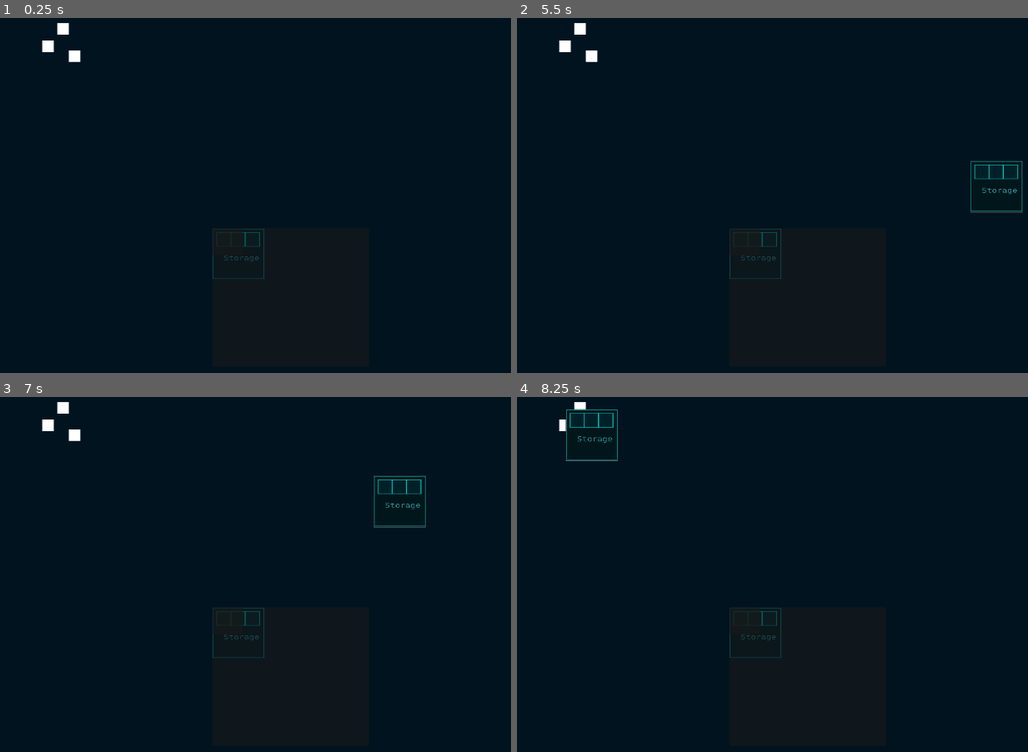
Above: before the commit, frames 1-4 (two rows, left to right).
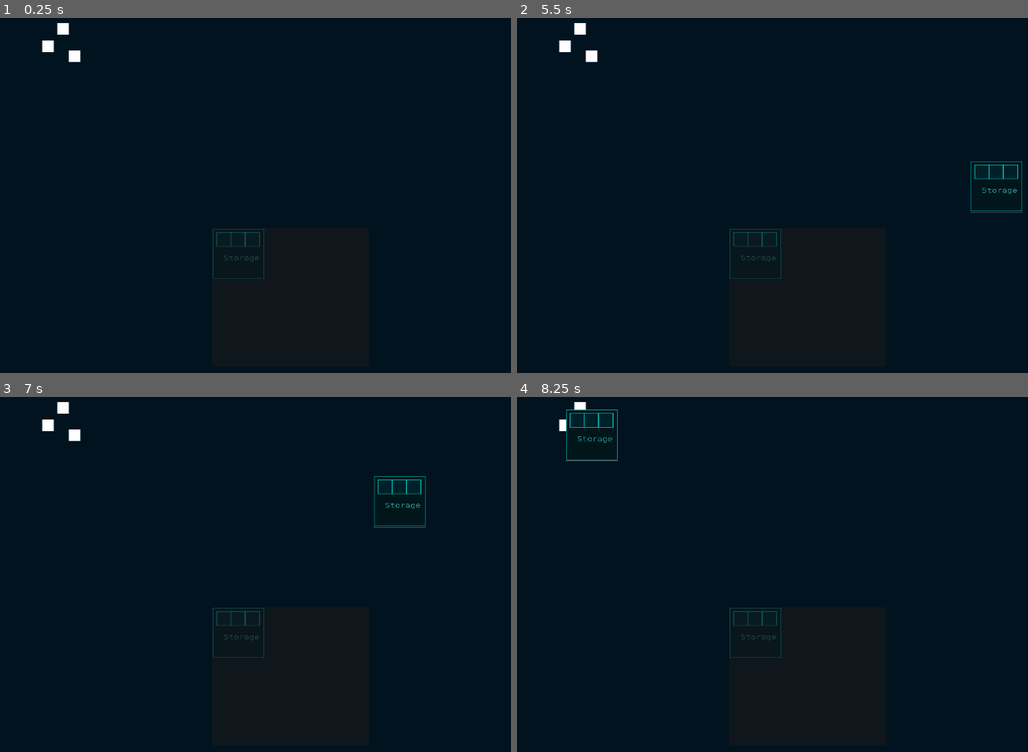
Above: after the commit, the same moments.

Repository: RavenRandomz/nasa-hackthon-2025
Game: Godot game, scene res://scenes/test/test.tscn
Same seed, same stepped clock (60 frames per second), same inputs: the game is played once before the commit and once after it. This scene is started directly instead of the project's main scene.
Inputs (mouse positions are in pixels of both pictures, inside the frame that each line leads up to):
- Up to frame 1 (0.25 s): no input
- Up to frame 2 (5.5 s): click (746, 241) at 0.5 s; click (808, 298) at 1.25 s; click (808, 298) at 2 s; click (808, 298) at 2.77 s; click (808, 298) at 3.5 s; click (808, 298) at 4.27 s; tap Enter at 5, 5.1 s; move the mouse to (997, 184) at 5.02 s; click (997, 184) at 5.17 s
- Up to frame 3 (7 s): tap Space at 5.75 s; drag from (199, 602) to (45, 425) at 5.77 s; tap Enter at 6.5 s; move the mouse to (398, 503) at 6.52 s; tap Q at 6.6 s; click (398, 503) at 6.67 s
- Up to frame 4 (8.25 s): tap Space at 7.25 s; drag from (818, 659) to (593, 436) at 7.27 s; move the mouse to (outside the picture) at 8.02 s; tap Enter at 8.1 s; click (outside the picture) at 8.17 s

The runs differ from the first frame. In frame 1, less than 0.1% of the frame differs, in the area x 41-48%, y 59-67%; in frame 2, 0.1%, in the area x 41-100%, y 40-67%; in frame 3, 0.1%; in frame 4, less than 0.1%.

Commit message:
attempt to revert commit

Diff:
--- /dev/null
+++ b/scene/module/basic_kitchen/basic_kitchen.tscn
@@ -0,0 +1,24 @@
+[gd_scene load_steps=4 format=3 uid="uid://d1nwyfn26bx8x"]
+
+[ext_resource type="Script" uid="uid://s7fiie8saace" path="res://scene/draggable/draggable.gd" id="1_30a5l"]
+[ext_resource type="Texture2D" uid="uid://brxi03hiubmi2" path="res://scene/module/basic_kitchen/spacehack_scaled_kitchen.png" id="1_j3gkc"]
+[ext_resource type="PackedScene" uid="uid://dmy5xq3bfy6r4" path="res://scene/module/module.tscn" id="3_dv084"]
+
+[node name="Draggable" type="Button"]
+offset_right = 53.0
+offset_bottom = 47.0
+icon = ExtResource("1_j3gkc")
+flat = true
+script = ExtResource("1_30a5l")
+
+[node name="Sprite2D" parent="." instance=ExtResource("3_dv084")]
+resource_data = {
+"food": 10,
+"housing": 0,
+"power": 0,
+"waste_management": 0,
+"water": 0
+}
+
+[connection signal="button_down" from="." to="." method="_on_button_down"]
+[connection signal="button_up" from="." to="." method="_on_button_up"]
--- /dev/null
+++ b/scene/module/dining_hall/dining_hall.tscn
@@ -0,0 +1,24 @@
+[gd_scene load_steps=4 format=3 uid="uid://qc1x8hbop78s"]
+
+[ext_resource type="Script" uid="uid://s7fiie8saace" path="res://scene/draggable/draggable.gd" id="1_177qc"]
+[ext_resource type="Texture2D" uid="uid://b1rdxr6j0ekma" path="res://scene/module/dining_hall/dining_hall.png" id="1_ds8pa"]
+[ext_resource type="PackedScene" uid="uid://dmy5xq3bfy6r4" path="res://scene/module/module.tscn" id="3_l3xg2"]
+
+[node name="Draggable" type="Button"]
+offset_right = 53.0
+offset_bottom = 47.0
+icon = ExtResource("1_ds8pa")
+flat = true
+script = ExtResource("1_177qc")
+
+[node name="Sprite2D" parent="." instance=ExtResource("3_l3xg2")]
+resource_data = {
+"food": 10,
+"housing": 0,
+"power": 0,
+"waste_management": 0,
+"water": 1
+}
+
+[connection signal="button_down" from="." to="." method="_on_button_down"]
+[connection signal="button_up" from="." to="." method="_on_button_up"]
--- /dev/null
+++ b/scene/module/u_storage/u_storage.tscn
@@ -0,0 +1,24 @@
+[gd_scene load_steps=4 format=3 uid="uid://ci2c6f2abkf85"]
+
+[ext_resource type="Script" uid="uid://s7fiie8saace" path="res://scene/draggable/draggable.gd" id="1_3nfkc"]
+[ext_resource type="Texture2D" uid="uid://bc5m4s8id0xyp" path="res://scene/module/u_storage/u-dining-scaled.png" id="1_trdhp"]
+[ext_resource type="PackedScene" uid="uid://dmy5xq3bfy6r4" path="res://scene/module/module.tscn" id="3_wdbt1"]
+
+[node name="Draggable" type="Button"]
+offset_right = 53.0
+offset_bottom = 47.0
+icon = ExtResource("1_trdhp")
+flat = true
+script = ExtResource("1_3nfkc")
+
+[node name="Sprite2D" parent="." instance=ExtResource("3_wdbt1")]
+resource_data = {
+"food": 10,
+"housing": 1,
+"power": 0,
+"waste_management": 3,
+"water": 1
+}
+
+[connection signal="button_down" from="." to="." method="_on_button_down"]
+[connection signal="button_up" from="." to="." method="_on_button_up"]
--- a/scenes/draggable/draggable.tscn
+++ b/scenes/draggable/draggable.tscn
@@ -5,6 +5,7 @@
 [node name="Draggable" type="Button"]
 offset_right = 53.0
 offset_bottom = 47.0
+flat = true
 script = ExtResource("1_o1u3f")
 
 [connection signal="button_down" from="." to="." method="_on_button_down"]
--- /dev/null
+++ b/scripts/display.gd
@@ -0,0 +1,30 @@
+extends MarginContainer
+
+@export var _food_label : Label
+@export var _housing_label : Label
+@export var _waste_label : Label
+@export var _water_label : Label
+@export var _power_label: Label
+@export var resource_data = {
+	"housing": 0,
+	"food" : 0,
+	"water" : 0,
+	"power" : 0,
+	"waste_management" : 0
+	}
+
+
+var score_data
+
+func _on_update_of_score(score_data):
+	_housing_label.text = str(score_data["housing"])
+	_food_label.text =  str(score_data["food"])
+	_water_label.text = str(score_data["water"])
+	_power_label.text = str(score_data["power"])
+	_waste_label.text = str(score_data["waste_management"])
+
+
+func _on_shipspace_resource_changed(resource_data: Variant) -> void:
+	print("Fuck")
+	_on_update_of_score(resource_data)
+	pass # Replace with function body.
--- a/scripts/module_holder/module_holder.gd
+++ b/scripts/module_holder/module_holder.gd
@@ -1,18 +1,25 @@
 extends Control
 
+signal resource_changed(resource_data)
+
 var _resource_total = ResourceTotal.new()
+func _reset_resources():
+	for key in _resource_total.data.keys():
+		_resource_total.data[key] = 0
 
 func scan_resources():
+	_reset_resources()
 	for node in get_children():
 		for child_node in node.get_children():
 			if child_node is Module:
 				_resource_total.add(child_node._resource_total)
 		if node is Module:
 			_resource_total.add(node._resource_total)
-	print(_resource_total.data)
 
 func _ready():
 	scan_resources()
+	resource_changed.emit(_resource_total.data)
 
-func _on_child_entered_tree(node: Node) -> void:
-	pass
+func _on_child_entered_tree(_node: Node) -> void:
+	scan_resources()
+	resource_changed.emit(_resource_total.data)
Binary file added: scene/module/basic_kitchen/spacehack_scaled_kitchen.png
Not shown, added: scene/module/basic_kitchen/spacehack_scaled_kitchen.png.import
Binary file added: scene/module/dining_hall/dining_hall.png
Not shown, added: scene/module/dining_hall/dining_hall.png.import
Binary file added: scene/module/u_storage/u-dining-scaled.png
Not shown, added: scene/module/u_storage/u-dining-scaled.png.import
Not shown, added: scripts/display.gd.uid
